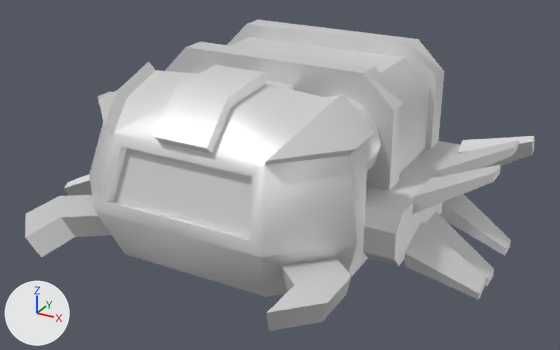
An edit to the glTF model glb/corroach.glb, drawn before and after from the same camera.
The view is the same before and after, from a 50 mm camera at (13.12, -24.16, 14.68) aimed at (0.36, -0.97, 3.09). The axes (+X, +Y, +Z) are drawn at lower left. The lights are the same throughout. The picture after the commit comes second. Where no turn or scale is listed for an object, it has been applied to the vertices.

The older version as bpy lines, for what is in view:
```python
me_lega2 = bpy.data.meshes.new('lega2')
me_lega2.from_pydata(...)  # 9 vertices, 14 faces; spans x -0.17..2.3, y -0.82..0.89, z 0.55..2.42
me_lega2.materials.append(mat_s3o_default)  # white #e7e7e7
me_lega3 = bpy.data.meshes.new('lega3')
me_lega3.from_pydata(...)  # 9 vertices, 14 faces; spans x -0.11..2.36, y -0.85..0.86, z 0.54..2.41
me_lega3.materials.append(mat_s3o_default)  # white #e7e7e7
me_lega5 = bpy.data.meshes.new('lega5')
me_lega5.from_pydata(...)  # 9 vertices, 14 faces; spans x 0.0..2.48, y -0.9..0.81, z -2.41..-0.54
me_lega5.materials.append(mat_s3o_default)  # white #e7e7e7
me_lega6 = bpy.data.meshes.new('lega6')
me_lega6.from_pydata(...)  # 9 vertices, 14 faces; spans x -0.06..2.42, y -0.84..0.87, z -2.39..-0.52
me_lega6.materials.append(mat_s3o_default)  # white #e7e7e7
me_legb1 = bpy.data.meshes.new('legb1')
me_legb1.from_pydata(...)  # 9 vertices, 14 faces; spans x -2.41..0.07, y -2.22..0.03, z -1.45..0.57
me_legb1.materials.append(mat_s3o_default)  # white #e7e7e7
me_legb2 = bpy.data.meshes.new('legb2')
me_legb2.from_pydata(...)  # 9 vertices, 14 faces; spans x -2.41..0.07, y -0.88..0.83, z 0.54..2.41
me_legb2.materials.append(mat_s3o_default)  # white #e7e7e7
ob_lega2 = bpy.data.objects.new('lega2', me_lega2)
ob_lega2.location = (5.82, -0.45, 2.32)
ob_lega3 = bpy.data.objects.new('lega3', me_lega3)
ob_lega3.location = (5.76, 2.12, 2.33)
ob_lega5 = bpy.data.objects.new('lega5', me_lega5)
ob_lega5.location = (5.64, 3.18, 2.34)
ob_lega6 = bpy.data.objects.new('lega6', me_lega6)
ob_lega6.location = (5.7, 0.61, 2.33)
ob_legb1 = bpy.data.objects.new('legb1', me_legb1)
ob_legb1.location = (-5.94, -1.09, 2.32)
ob_legb2 = bpy.data.objects.new('legb2', me_legb2)
ob_legb2.location = (-5.94, -0.39, 2.33)
# also in view: 'lega1' at (6.89, -0.91, 1.06); 'lega4' at (6.89, 4.83, 2.88); 'base' at (-0.14, -0.9, 4.46)
```
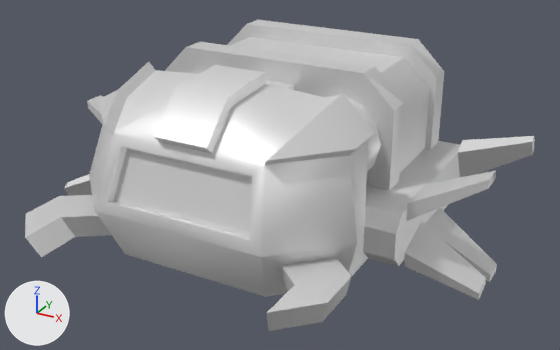
What changed in the scene script:
```text
Change ob_lega6:
    ob_lega6.location: (5.7, 0.61, 2.33) -> (5.7, 1.01, 2.33)
Change ob_lega2:
    ob_lega2.location: (5.82, -0.45, 2.32) -> (5.82, -1.01, 2.32)
Change ob_legb2:
    ob_legb2.location: (-5.94, -0.39, 2.33) -> (-5.94, -1.01, 2.33)
Change ob_lega3:
    ob_lega3.location: (5.76, 2.12, 2.33) -> (5.76, -1.01, 2.33)
Change ob_lega5:
    ob_lega5.location: (5.64, 3.18, 2.34) -> (5.64, 1.01, 2.34)
```

Pixel boxes (x1, y1, x2, y2) of what changed, in the pictures (560 x 350 px):
'lega3', moved
    before: (437, 140, 519, 177)
    after: (406, 171, 496, 221)
'lega5', moved
    before: (441, 194, 511, 256)
    after: (432, 208, 491, 282)
'lega2', moved
    before: (413, 165, 501, 214)
    after: (429, 171, 496, 187)
'lega6', moved
    before: (426, 212, 494, 286)
    after: (426, 208, 497, 281)
'legb2', moved
    before: (98, 92, 112, 105)
    after: (87, 95, 103, 125)
